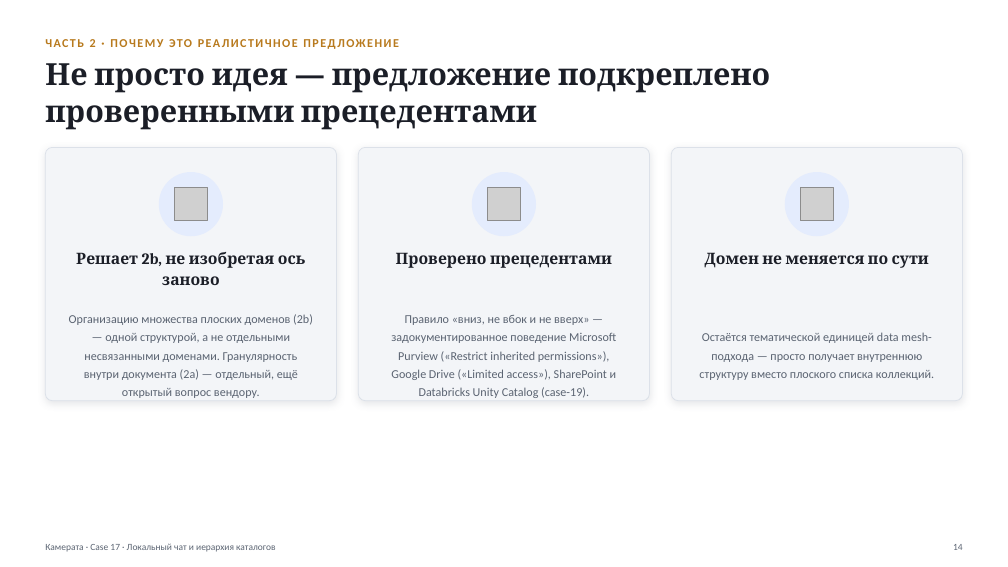
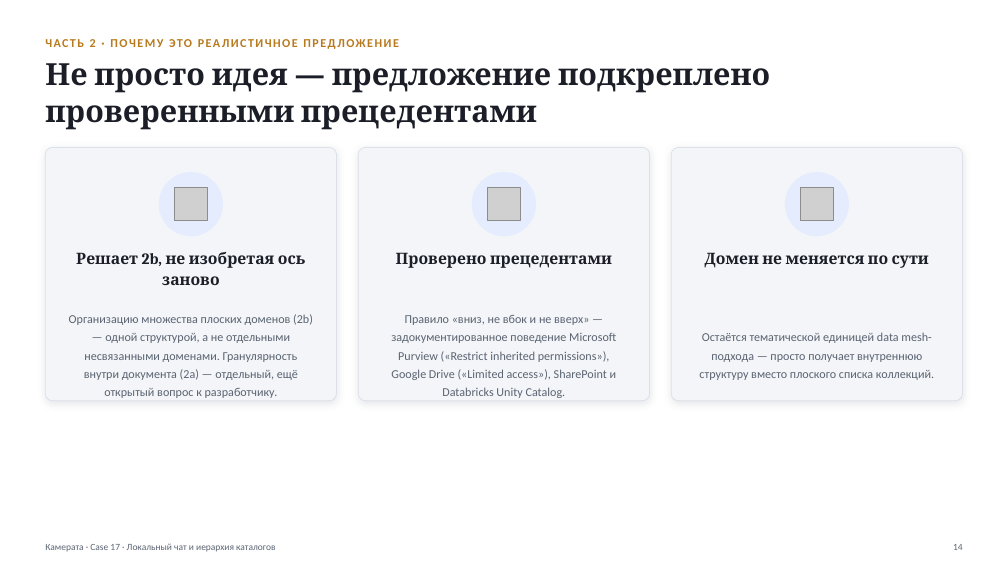
Before and after one commit to vladilslavandrosov-prog/job-RAG, a slide deck: slide 14 of docs/presentations/case-17-lokalny-chat-i-ierarhiya-katalogov.pptx. Drawn at 1008x567 pixels with LibreOffice and Linux fonts; fonts in the diff are those of the drawing; grey boxes stand for pictures. Boxes give left, top, right and bottom in pixels: in the first picture for what was removed or moved away, otherwise in the second. Text is boxed around its words. In the diff, an @@ line names an element or a change of style, - is before the commit and + after.

```diff
--- a/docs/presentations/case-17-lokalny-chat-i-ierarhiya-katalogov.pptx
+++ b/docs/presentations/case-17-lokalny-chat-i-ierarhiya-katalogov.pptx
@@ text at bbox=[69, 314, 313, 398]: text changed @@
-Организацию множества плоских доменов (2b) — одной структурой, а не отдельными несвязанными доменами. Гранулярность внутри документа (2a) — отдельный, ещё открытый вопрос вендору.
+Организацию множества плоских доменов (2b) — одной структурой, а не отдельными несвязанными доменами. Гранулярность внутри документа (2a) — отдельный, ещё открытый вопрос к разработчику.
@@ text at bbox=[391, 315, 617, 396]: text changed @@
-Правило «вниз, не вбок и не вверх» — задокументированное поведение Microsoft Purview («Restrict inherited permissions»), Google Drive («Limited access»), SharePoint и Databricks Unity Catalog (case-19).
+Правило «вниз, не вбок и не вверх» — задокументированное поведение Microsoft Purview («Restrict inherited permissions»), Google Drive («Limited access»), SharePoint и Databricks Unity Catalog.
```
Also in this commit, not shown: 11 other slides changed.
